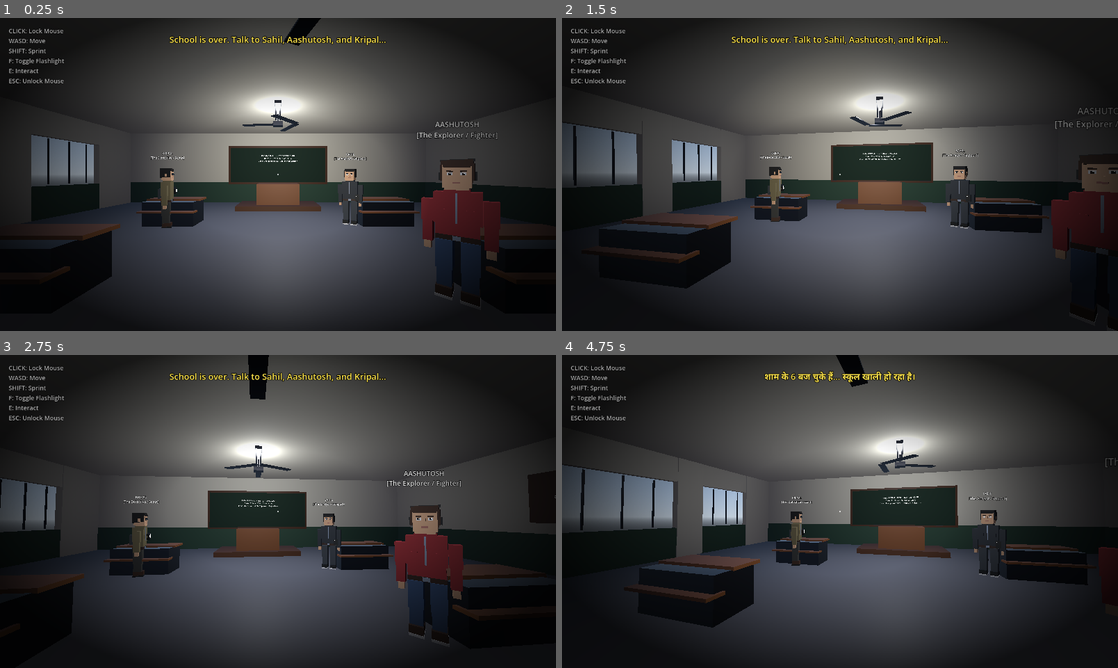
Above: before the commit, frames 1-4 (two rows, left to right).
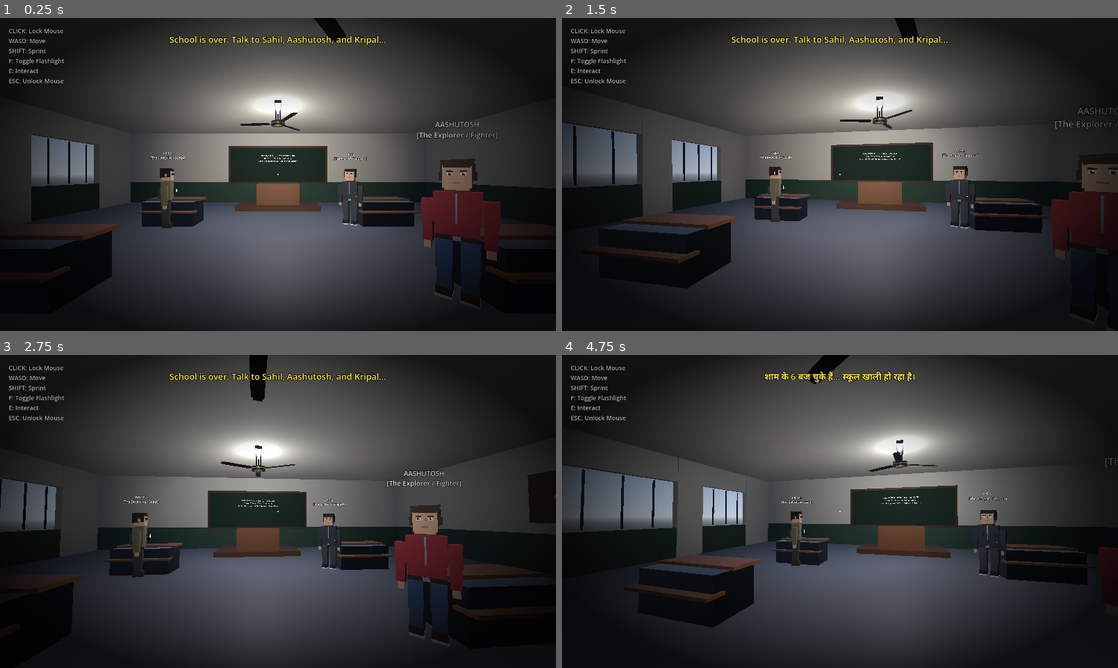
Above: after the commit, the same moments.

Repository: Sahil13092008/HorrorMission
Game: Godot game, scene res://scenes/classroom.tscn
Same seed, same stepped clock (60 frames per second), same inputs: the game is played once before the commit and once after it. Sound files missing from this copy of the repository are replaced by a short silence.
Inputs (mouse positions are in pixels of both pictures, inside the frame that each line leads up to):
- Up to frame 1 (0.25 s): no input
- Up to frame 2 (1.5 s): tap Enter at 0.5, 0.6 s; move the mouse to (867, 174) at 0.52 s; hold Up (ui_up) from 0.53 s (still down); click (867, 174) at 0.67 s; tap Space at 0.77 s; move the mouse to (812, 174) at 1.27 s; tap V at 1.35 s
- Up to frame 3 (2.75 s): keep holding Up (ui_up); tap Space at 1.52 s; move the mouse to (289, 505) at 2.02 s; tap F at 2.1 s
- Up to frame 4 (4.75 s): keep holding Up (ui_up); move the mouse to (834, 517) at 2.77 s; tap Shift at 2.85 s; click (834, 517) at 2.92 s; tap Space at 3.02, 3.77, 4.52 s; move the mouse to (878, 514) at 3.52 s; tap E at 3.6 s; move the mouse to (795, 508) at 4.27 s; tap M at 4.35 s

The runs differ from the first frame. In frame 1, 0.7% of the frame differs, in the area x 43-63%, y 0-37%; in frame 2, 0.4%; in frame 3, 0.2%; in frame 4, 0.7%, in the area x 44-68%, y 0-38%.

Commit message:
Upgrade classroom ceiling fans to classic 3-blade Indian school design

Diff:
--- a/scenes/classroom.tscn
+++ b/scenes/classroom.tscn
@@ -72,6 +72,21 @@
 metallic = 0.85
 roughness = 0.3
 
+[sub_resource type="StandardMaterial3D" id="Mat_FanBody"]
+albedo_color = Color(0.24, 0.15, 0.1, 1)
+metallic = 0.35
+roughness = 0.35
+
+[sub_resource type="StandardMaterial3D" id="Mat_FanBlade"]
+albedo_color = Color(0.26, 0.16, 0.11, 1)
+metallic = 0.25
+roughness = 0.4
+
+[sub_resource type="StandardMaterial3D" id="Mat_FanGold"]
+albedo_color = Color(0.88, 0.72, 0.28, 1)
+metallic = 0.85
+roughness = 0.22
+
 [sub_resource type="StandardMaterial3D" id="Mat_Kripal"]
 albedo_color = Color(0.18, 0.2, 0.22, 1)
 roughness = 0.7
@@ -1449,69 +1464,239 @@
 font_size = 18
 outline_size = 4
 
-[node name="CeilingFans" type="Node3D" parent="." unique_id=34944014]
-
-[node name="Fan1" type="Node3D" parent="CeilingFans" unique_id=1529689595]
+[node name="CeilingFans" type="Node3D" parent="."]
+
+[node name="Fan1" type="Node3D" parent="CeilingFans"]
 transform = Transform3D(1, 0, 0, 0, 1, 0, 0, 0, 1, 0, 3.7, -2.5)
 
-[node name="Rod" type="CSGBox3D" parent="CeilingFans/Fan1" unique_id=82706498]
-transform = Transform3D(1, 0, 0, 0, 1, 0, 0, 0, 1, 0, -0.3, 0)
-size = Vector3(0.06, 0.6, 0.06)
-material = SubResource("Mat_MetalLegs")
-
-[node name="Center" type="CSGBox3D" parent="CeilingFans/Fan1" unique_id=2127205544]
-transform = Transform3D(1, 0, 0, 0, 1, 0, 0, 0, 1, 0, -0.6, 0)
-size = Vector3(0.3, 0.12, 0.3)
-material = SubResource("Mat_MetalLegs")
-
-[node name="Blades" type="Node3D" parent="CeilingFans/Fan1" unique_id=1411843631]
-transform = Transform3D(1, 0, 0, 0, 1, 0, 0, 0, 1, 0, -0.6, 0)
-
-[node name="Blade1" type="CSGBox3D" parent="CeilingFans/Fan1/Blades" unique_id=1838757432]
-transform = Transform3D(1, 0, 0, 0, 1, 0, 0, 0, 1, 0.6, 0, 0)
-size = Vector3(1.1, 0.02, 0.2)
-material = SubResource("Mat_MetalLegs")
-
-[node name="Blade2" type="CSGBox3D" parent="CeilingFans/Fan1/Blades" unique_id=688728712]
-transform = Transform3D(-0.5, 0, 0.866, 0, 1, 0, -0.866, 0, -0.5, -0.3, 0, 0.52)
-size = Vector3(1.1, 0.02, 0.2)
-material = SubResource("Mat_MetalLegs")
-
-[node name="Blade3" type="CSGBox3D" parent="CeilingFans/Fan1/Blades" unique_id=131656065]
-transform = Transform3D(-0.5, 0, -0.866, 0, 1, 0, 0.866, 0, -0.5, -0.3, 0, -0.52)
-size = Vector3(1.1, 0.02, 0.2)
-material = SubResource("Mat_MetalLegs")
-
-[node name="Fan2" type="Node3D" parent="CeilingFans" unique_id=1095742553]
+[node name="CeilingCanopy" type="CSGCylinder3D" parent="CeilingFans/Fan1"]
+transform = Transform3D(1, 0, 0, 0, 1, 0, 0, 0, 1, 0, 0.04, 0)
+radius = 0.08
+height = 0.08
+sides = 16
+material = SubResource("Mat_FanBody")
+
+[node name="Rod" type="CSGCylinder3D" parent="CeilingFans/Fan1"]
+transform = Transform3D(1, 0, 0, 0, 1, 0, 0, 0, 1, 0, -0.26, 0)
+radius = 0.02
+height = 0.52
+sides = 12
+material = SubResource("Mat_FanBody")
+
+[node name="MotorTopCanopy" type="CSGCylinder3D" parent="CeilingFans/Fan1"]
+transform = Transform3D(1, 0, 0, 0, 1, 0, 0, 0, 1, 0, -0.5, 0)
+radius = 0.09
+height = 0.06
+sides = 16
+material = SubResource("Mat_FanBody")
+
+[node name="MotorCenter" type="CSGCylinder3D" parent="CeilingFans/Fan1"]
+transform = Transform3D(1, 0, 0, 0, 1, 0, 0, 0, 1, 0, -0.58, 0)
+radius = 0.22
+height = 0.12
+sides = 24
+material = SubResource("Mat_FanBody")
+
+[node name="MotorGoldRing" type="CSGCylinder3D" parent="CeilingFans/Fan1"]
+transform = Transform3D(1, 0, 0, 0, 1, 0, 0, 0, 1, 0, -0.58, 0)
+radius = 0.228
+height = 0.024
+sides = 24
+material = SubResource("Mat_FanGold")
+
+[node name="MotorBottomCap" type="CSGCylinder3D" parent="CeilingFans/Fan1"]
+transform = Transform3D(1, 0, 0, 0, 1, 0, 0, 0, 1, 0, -0.65, 0)
+radius = 0.13
+height = 0.04
+sides = 16
+material = SubResource("Mat_FanGold")
+
+[node name="Blades" type="Node3D" parent="CeilingFans/Fan1"]
+transform = Transform3D(1, 0, 0, 0, 1, 0, 0, 0, 1, 0, -0.58, 0)
+
+[node name="BladeHolder1" type="Node3D" parent="CeilingFans/Fan1/Blades"]
+
+[node name="Shank" type="CSGBox3D" parent="CeilingFans/Fan1/Blades/BladeHolder1"]
+transform = Transform3D(1, 0, 0, 0, 1, 0, 0, 0, 1, 0.22, 0, 0)
+size = Vector3(0.14, 0.016, 0.05)
+material = SubResource("Mat_FanGold")
+
+[node name="Blade" type="CSGBox3D" parent="CeilingFans/Fan1/Blades/BladeHolder1"]
+transform = Transform3D(1, 0, 0, 0, 0.992, -0.126, 0, 0.126, 0.992, 0.72, 0, 0)
+size = Vector3(0.9, 0.012, 0.18)
+material = SubResource("Mat_FanBlade")
+
+[node name="Ridge" type="CSGBox3D" parent="CeilingFans/Fan1/Blades/BladeHolder1"]
+transform = Transform3D(1, 0, 0, 0, 0.992, -0.126, 0, 0.126, 0.992, 0.72, 0.007, 0)
+size = Vector3(0.86, 0.006, 0.02)
+material = SubResource("Mat_FanGold")
+
+[node name="Tip" type="CSGBox3D" parent="CeilingFans/Fan1/Blades/BladeHolder1"]
+transform = Transform3D(1, 0, 0, 0, 0.992, -0.126, 0, 0.126, 0.992, 1.19, 0, 0)
+size = Vector3(0.08, 0.012, 0.13)
+material = SubResource("Mat_FanBlade")
+
+[node name="BladeHolder2" type="Node3D" parent="CeilingFans/Fan1/Blades"]
+transform = Transform3D(-0.5, 0, -0.866025, 0, 1, 0, 0.866025, 0, -0.5, 0, 0, 0)
+
+[node name="Shank" type="CSGBox3D" parent="CeilingFans/Fan1/Blades/BladeHolder2"]
+transform = Transform3D(1, 0, 0, 0, 1, 0, 0, 0, 1, 0.22, 0, 0)
+size = Vector3(0.14, 0.016, 0.05)
+material = SubResource("Mat_FanGold")
+
+[node name="Blade" type="CSGBox3D" parent="CeilingFans/Fan1/Blades/BladeHolder2"]
+transform = Transform3D(1, 0, 0, 0, 0.992, -0.126, 0, 0.126, 0.992, 0.72, 0, 0)
+size = Vector3(0.9, 0.012, 0.18)
+material = SubResource("Mat_FanBlade")
+
+[node name="Ridge" type="CSGBox3D" parent="CeilingFans/Fan1/Blades/BladeHolder2"]
+transform = Transform3D(1, 0, 0, 0, 0.992, -0.126, 0, 0.126, 0.992, 0.72, 0.007, 0)
+size = Vector3(0.86, 0.006, 0.02)
+material = SubResource("Mat_FanGold")
+
+[node name="Tip" type="CSGBox3D" parent="CeilingFans/Fan1/Blades/BladeHolder2"]
+transform = Transform3D(1, 0, 0, 0, 0.992, -0.126, 0, 0.126, 0.992, 1.19, 0, 0)
+size = Vector3(0.08, 0.012, 0.13)
+material = SubResource("Mat_FanBlade")
+
+[node name="BladeHolder3" type="Node3D" parent="CeilingFans/Fan1/Blades"]
+transform = Transform3D(-0.5, 0, 0.866025, 0, 1, 0, -0.866025, 0, -0.5, 0, 0, 0)
+
+[node name="Shank" type="CSGBox3D" parent="CeilingFans/Fan1/Blades/BladeHolder3"]
+transform = Transform3D(1, 0, 0, 0, 1, 0, 0, 0, 1, 0.22, 0, 0)
+size = Vector3(0.14, 0.016, 0.05)
+material = SubResource("Mat_FanGold")
+
+[node name="Blade" type="CSGBox3D" parent="CeilingFans/Fan1/Blades/BladeHolder3"]
+transform = Transform3D(1, 0, 0, 0, 0.992, -0.126, 0, 0.126, 0.992, 0.72, 0, 0)
+size = Vector3(0.9, 0.012, 0.18)
+material = SubResource("Mat_FanBlade")
+
+[node name="Ridge" type="CSGBox3D" parent="CeilingFans/Fan1/Blades/BladeHolder3"]
+transform = Transform3D(1, 0, 0, 0, 0.992, -0.126, 0, 0.126, 0.992, 0.72, 0.007, 0)
+size = Vector3(0.86, 0.006, 0.02)
+material = SubResource("Mat_FanGold")
+
+[node name="Tip" type="CSGBox3D" parent="CeilingFans/Fan1/Blades/BladeHolder3"]
+transform = Transform3D(1, 0, 0, 0, 0.992, -0.126, 0, 0.126, 0.992, 1.19, 0, 0)
+size = Vector3(0.08, 0.012, 0.13)
+material = SubResource("Mat_FanBlade")
+
+[node name="Fan2" type="Node3D" parent="CeilingFans"]
 transform = Transform3D(1, 0, 0, 0, 1, 0, 0, 0, 1, 0, 3.7, 2.5)
 
-[node name="Rod" type="CSGBox3D" parent="CeilingFans/Fan2" unique_id=716037751]
-transform = Transform3D(1, 0, 0, 0, 1, 0, 0, 0, 1, 0, -0.3, 0)
-size = Vector3(0.06, 0.6, 0.06)
-material = SubResource("Mat_MetalLegs")
-
-[node name="Center" type="CSGBox3D" parent="CeilingFans/Fan2" unique_id=1658388379]
-transform = Transform3D(1, 0, 0, 0, 1, 0, 0, 0, 1, 0, -0.6, 0)
-size = Vector3(0.3, 0.12, 0.3)
-material = SubResource("Mat_MetalLegs")
-
-[node name="Blades" type="Node3D" parent="CeilingFans/Fan2" unique_id=909005976]
-transform = Transform3D(1, 0, 0, 0, 1, 0, 0, 0, 1, 0, -0.6, 0)
-
-[node name="Blade1" type="CSGBox3D" parent="CeilingFans/Fan2/Blades" unique_id=798913691]
-transform = Transform3D(1, 0, 0, 0, 1, 0, 0, 0, 1, 0.6, 0, 0)
-size = Vector3(1.1, 0.02, 0.2)
-material = SubResource("Mat_MetalLegs")
-
-[node name="Blade2" type="CSGBox3D" parent="CeilingFans/Fan2/Blades" unique_id=1032804436]
-transform = Transform3D(-0.5, 0, 0.866, 0, 1, 0, -0.866, 0, -0.5, -0.3, 0, 0.52)
-size = Vector3(1.1, 0.02, 0.2)
-material = SubResource("Mat_MetalLegs")
-
-[node name="Blade3" type="CSGBox3D" parent="CeilingFans/Fan2/Blades" unique_id=1420352335]
-transform = Transform3D(-0.5, 0, -0.866, 0, 1, 0, 0.866, 0, -0.5, -0.3, 0, -0.52)
-size = Vector3(1.1, 0.02, 0.2)
-material = SubResource("Mat_MetalLegs")
+[node name="CeilingCanopy" type="CSGCylinder3D" parent="CeilingFans/Fan2"]
+transform = Transform3D(1, 0, 0, 0, 1, 0, 0, 0, 1, 0, 0.04, 0)
+radius = 0.08
+height = 0.08
+sides = 16
+material = SubResource("Mat_FanBody")
+
+[node name="Rod" type="CSGCylinder3D" parent="CeilingFans/Fan2"]
+transform = Transform3D(1, 0, 0, 0, 1, 0, 0, 0, 1, 0, -0.26, 0)
+radius = 0.02
+height = 0.52
+sides = 12
+material = SubResource("Mat_FanBody")
+
+[node name="MotorTopCanopy" type="CSGCylinder3D" parent="CeilingFans/Fan2"]
+transform = Transform3D(1, 0, 0, 0, 1, 0, 0, 0, 1, 0, -0.5, 0)
+radius = 0.09
+height = 0.06
+sides = 16
+material = SubResource("Mat_FanBody")
+
+[node name="MotorCenter" type="CSGCylinder3D" parent="CeilingFans/Fan2"]
+transform = Transform3D(1, 0, 0, 0, 1, 0, 0, 0, 1, 0, -0.58, 0)
+radius = 0.22
+height = 0.12
+sides = 24
+material = SubResource("Mat_FanBody")
+
+[node name="MotorGoldRing" type="CSGCylinder3D" parent="CeilingFans/Fan2"]
+transform = Transform3D(1, 0, 0, 0, 1, 0, 0, 0, 1, 0, -0.58, 0)
+radius = 0.228
+height = 0.024
+sides = 24
+material = SubResource("Mat_FanGold")
+
+[node name="MotorBottomCap" type="CSGCylinder3D" parent="CeilingFans/Fan2"]
+transform = Transform3D(1, 0, 0, 0, 1, 0, 0, 0, 1, 0, -0.65, 0)
+radius = 0.13
+height = 0.04
+sides = 16
+material = SubResource("Mat_FanGold")
+
+[node name="Blades" type="Node3D" parent="CeilingFans/Fan2"]
+transform = Transform3D(1, 0, 0, 0, 1, 0, 0, 0, 1, 0, -0.58, 0)
+
+[node name="BladeHolder1" type="Node3D" parent="CeilingFans/Fan2/Blades"]
+
+[node name="Shank" type="CSGBox3D" parent="CeilingFans/Fan2/Blades/BladeHolder1"]
+transform = Transform3D(1, 0, 0, 0, 1, 0, 0, 0, 1, 0.22, 0, 0)
+size = Vector3(0.14, 0.016, 0.05)
+material = SubResource("Mat_FanGold")
+
+[node name="Blade" type="CSGBox3D" parent="CeilingFans/Fan2/Blades/BladeHolder1"]
+transform = Transform3D(1, 0, 0, 0, 0.992, -0.126, 0, 0.126, 0.992, 0.72, 0, 0)
+size = Vector3(0.9, 0.012, 0.18)
+material = SubResource("Mat_FanBlade")
+
+[node name="Ridge" type="CSGBox3D" parent="CeilingFans/Fan2/Blades/BladeHolder1"]
+transform = Transform3D(1, 0, 0, 0, 0.992, -0.126, 0, 0.126, 0.992, 0.72, 0.007, 0)
+size = Vector3(0.86, 0.006, 0.02)
+material = SubResource("Mat_FanGold")
+
+[node name="Tip" type="CSGBox3D" parent="CeilingFans/Fan2/Blades/BladeHolder1"]
+transform = Transform3D(1, 0, 0, 0, 0.992, -0.126, 0, 0.126, 0.992, 1.19, 0, 0)
+size = Vector3(0.08, 0.012, 0.13)
+material = SubResource("Mat_FanBlade")
+
+[node name="BladeHolder2" type="Node3D" parent="CeilingFans/Fan2/Blades"]
+transform = Transform3D(-0.5, 0, -0.866025, 0, 1, 0, 0.866025, 0, -0.5, 0, 0, 0)
+
+[node name="Shank" type="CSGBox3D" parent="CeilingFans/Fan2/Blades/BladeHolder2"]
+transform = Transform3D(1, 0, 0, 0, 1, 0, 0, 0, 1, 0.22, 0, 0)
+size = Vector3(0.14, 0.016, 0.05)
+material = SubResource("Mat_FanGold")
+
+[node name="Blade" type="CSGBox3D" parent="CeilingFans/Fan2/Blades/BladeHolder2"]
+transform = Transform3D(1, 0, 0, 0, 0.992, -0.126, 0, 0.126, 0.992, 0.72, 0, 0)
+size = Vector3(0.9, 0.012, 0.18)
+material = SubResource("Mat_FanBlade")
+
+[node name="Ridge" type="CSGBox3D" parent="CeilingFans/Fan2/Blades/BladeHolder2"]
+transform = Transform3D(1, 0, 0, 0, 0.992, -0.126, 0, 0.126, 0.992, 0.72, 0.007, 0)
+size = Vector3(0.86, 0.006, 0.02)
+material = SubResource("Mat_FanGold")
+
+[node name="Tip" type="CSGBox3D" parent="CeilingFans/Fan2/Blades/BladeHolder2"]
+transform = Transform3D(1, 0, 0, 0, 0.992, -0.126, 0, 0.126, 0.992, 1.19, 0, 0)
+size = Vector3(0.08, 0.012, 0.13)
+material = SubResource("Mat_FanBlade")
+
+[node name="BladeHolder3" type="Node3D" parent="CeilingFans/Fan2/Blades"]
+transform = Transform3D(-0.5, 0, 0.866025, 0, 1, 0, -0.866025, 0, -0.5, 0, 0, 0)
+
+[node name="Shank" type="CSGBox3D" parent="CeilingFans/Fan2/Blades/BladeHolder3"]
+transform = Transform3D(1, 0, 0, 0, 1, 0, 0, 0, 1, 0.22, 0, 0)
+size = Vector3(0.14, 0.016, 0.05)
+material = SubResource("Mat_FanGold")
+
+[node name="Blade" type="CSGBox3D" parent="CeilingFans/Fan2/Blades/BladeHolder3"]
+transform = Transform3D(1, 0, 0, 0, 0.992, -0.126, 0, 0.126, 0.992, 0.72, 0, 0)
+size = Vector3(0.9, 0.012, 0.18)
+material = SubResource("Mat_FanBlade")
+
+[node name="Ridge" type="CSGBox3D" parent="CeilingFans/Fan2/Blades/BladeHolder3"]
+transform = Transform3D(1, 0, 0, 0, 0.992, -0.126, 0, 0.126, 0.992, 0.72, 0.007, 0)
+size = Vector3(0.86, 0.006, 0.02)
+material = SubResource("Mat_FanGold")
+
+[node name="Tip" type="CSGBox3D" parent="CeilingFans/Fan2/Blades/BladeHolder3"]
+transform = Transform3D(1, 0, 0, 0, 0.992, -0.126, 0, 0.126, 0.992, 1.19, 0, 0)
+size = Vector3(0.08, 0.012, 0.13)
+material = SubResource("Mat_FanBlade")
 
 [node name="Lights" type="Node3D" parent="." unique_id=927524556]
 
